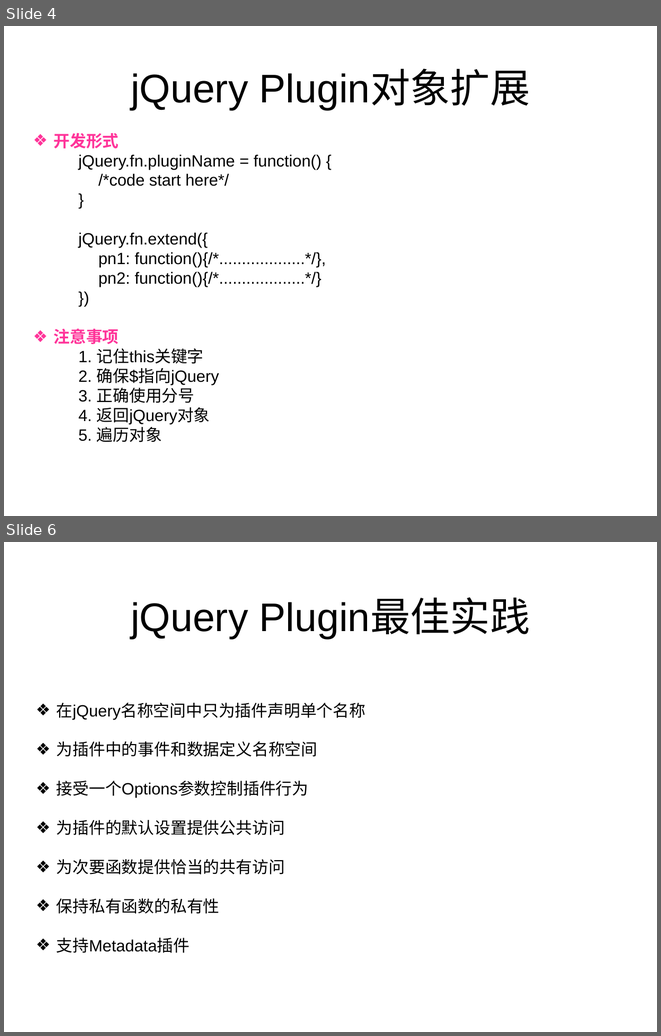
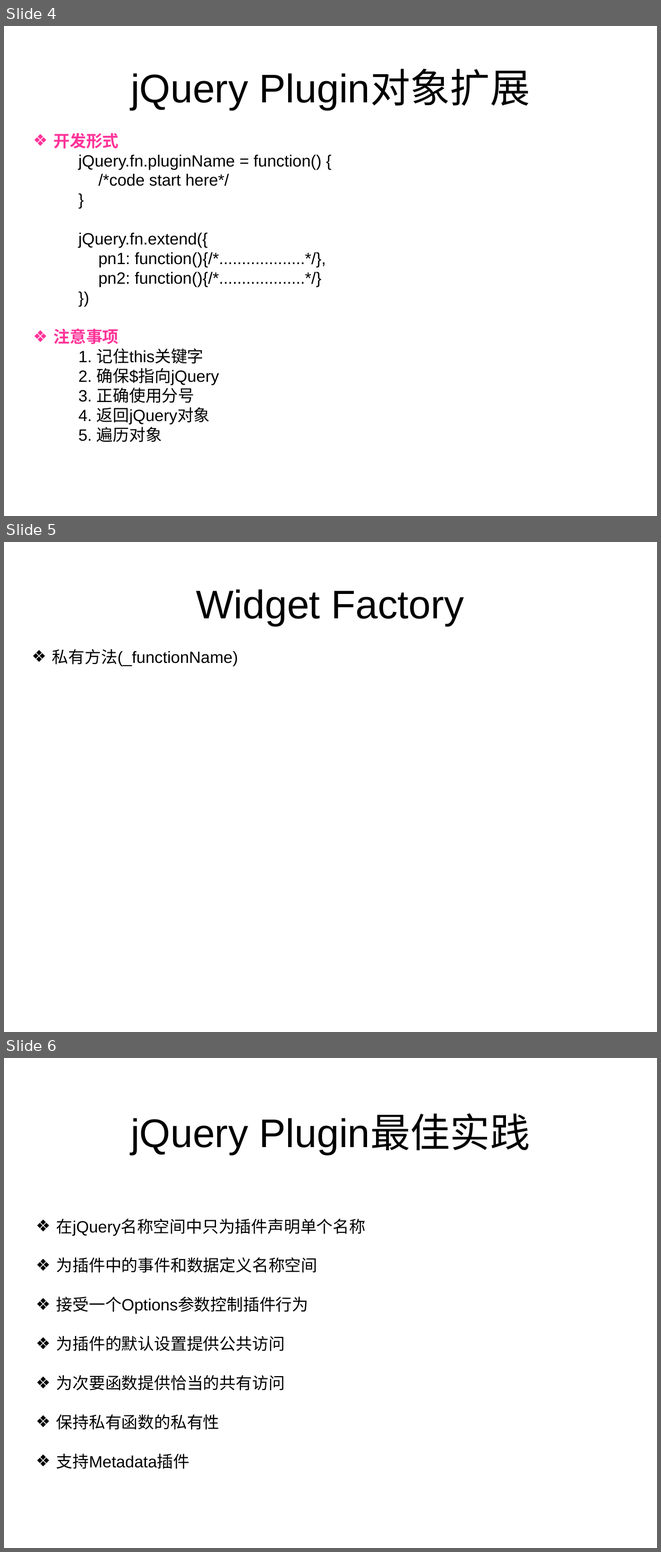
Before and after one commit to zjdgx/Study, a slide deck: jQueryPlugin/jQuery plugin-1.ppt. Shown one above the other, each under a label of ours: slides 4 and 6 before the commit, slides 4, 5 and 6 after it; the slides between them are not shown. The pictures are 661x1036 and 661x1552 pixels, drawn with LibreOffice and Linux fonts; fonts in the diff are those of the drawing. Boxes give left, top, right and bottom in pixels: in the first picture for what was removed or moved away, otherwise in the second. Text is boxed around its words. In the diff, an @@ line names an element or a change of style, - is before the commit and + after.

```diff
--- a/jQueryPlugin/jQuery plugin-1.ppt
+++ b/jQueryPlugin/jQuery plugin-1.ppt
@@ slide 5 added at (4, 542, 657, 1032), background #FFFFFF @@
@@ text added at (196, 589, 465, 626), 44 pt, text #000000 @@
+Widget Factory
@@ text added at (52, 649, 238, 667), 18 pt, text #000000 @@
+❖ 私有方法(_functionName)
```
Also in this commit, not shown: 1 slide removed, 7 other files.
